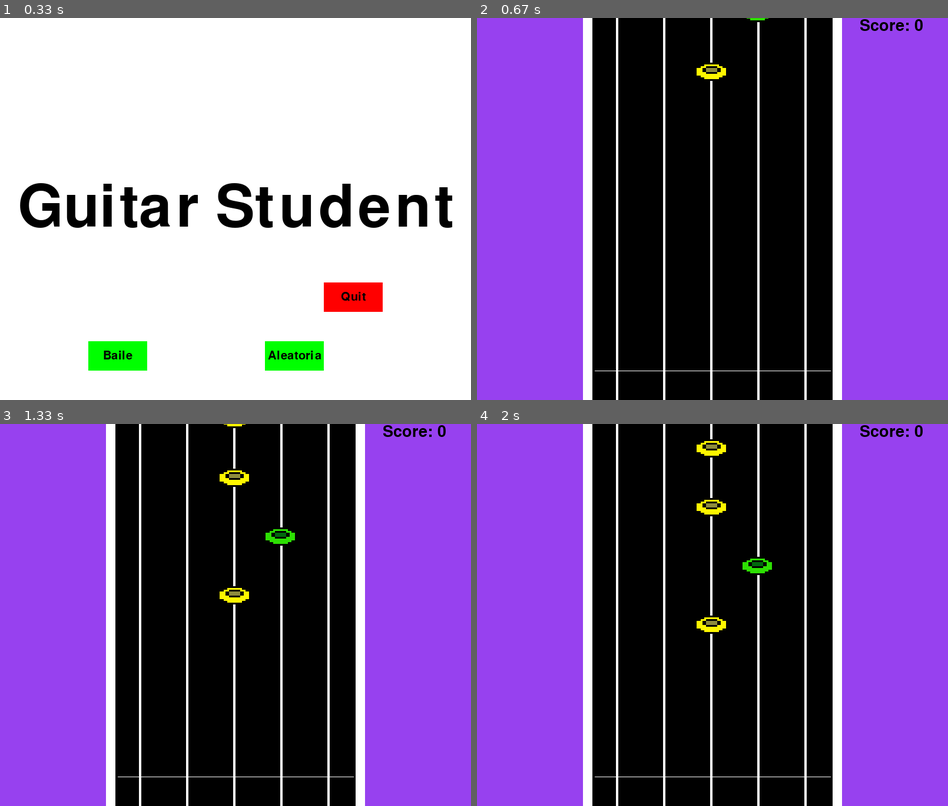
Above: before the commit, frames 1-4 (two rows, left to right).
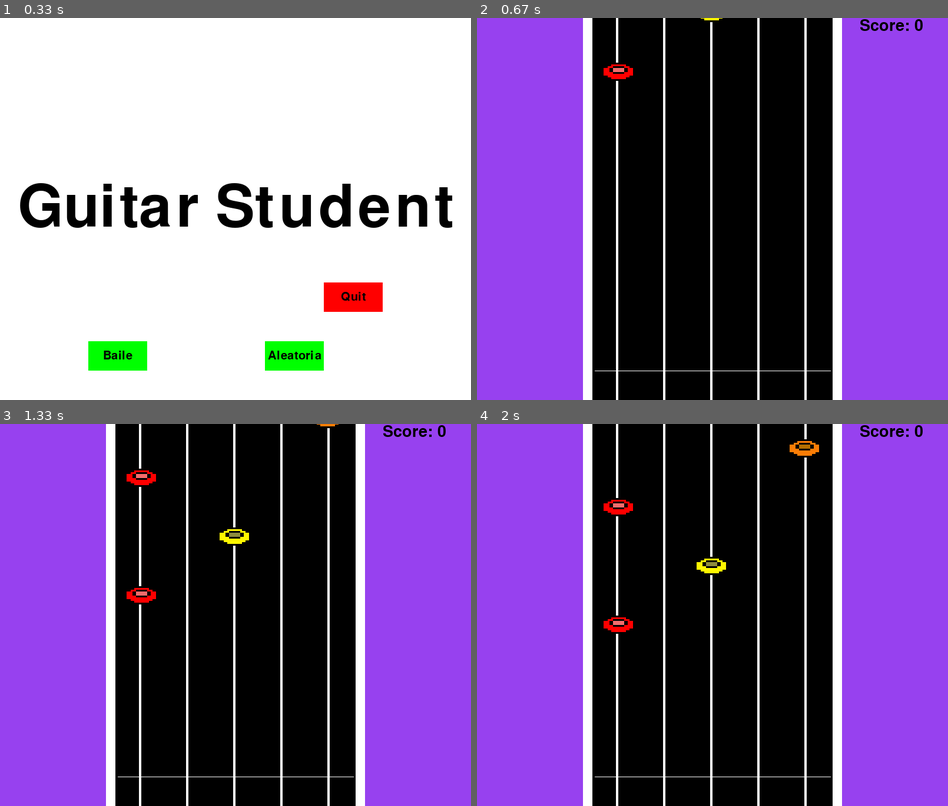
Above: after the commit, the same moments.

Repository: claraluques/projeto-dsoft
Game: pygame game, started from pygame tutorial.py
Same seed, same stepped clock (60 frames per second), same inputs: the game is played once before the commit and once after it.
Inputs:
- Up to frame 1 (0.33 s): no input
- Up to frame 2 (0.67 s): click "Aleatoria" at 0.42 s
- Up to frame 3 (1.33 s): tap E at 0.67 s; hold Up from 1 s (still down)
- Up to frame 4 (2 s): release Up at 1.47 s

Frame 1 is identical in both runs. In frame 2, 0.4% of the frame differs, in the area x 26-62%, y 0-17%; in frame 3, 1.1%; in frame 4, 1.3%, in the area x 26-73%, y 4-55%.

Commit message:
musica noa

Diff:
--- a/classe_musicas.py
+++ b/classe_musicas.py
@@ -36,6 +36,37 @@
             y5.append(-100*i)
     return y1, y2, y3, y4, y5
 
+
+def musica2():
+    pygame.mixer.music.load('cliffs.mp3')
+    pygame.mixer.music.play(0)
+    pygame.mixer.music.set_volume(0.2)
+
+    oimusica2 = open('cliffs_of_dover.txt', 'r')
+    musica2txt = oimusica2.readlines()
+    oimusica2.close()
+    musica2str = list(musica2txt[0])
+    musica2 = []
+    for i in range (len(musica2str)):
+        musica2.append(int(musica2str[i]))
+    y1=[]
+    y2=[]
+    y3=[]
+    y4=[]
+    y5=[]
+    for i in range (len(musica2)):
+        if musica2[i] == 0:
+            y1.append(-100*i)
+        elif musica2[i] == 1:
+            y2.append(-100*i)
+        elif musica2[i] == 2:
+            y3.append(-100*i)
+        elif musica2[i] == 3:
+            y4.append(-100*i)
+        elif musica2[i] == 4:
+            y5.append(-100*i)
+    return y1, y2, y3, y4, y5
+
 def musicaale():
     nbolinhas = 5
     y1=[]
@@ -60,5 +91,7 @@
 def musica(modo):
     if modo == 0:
         return musica1()
+    elif modo == 1:
+        return musicaale()
     else:
-        return musicaale()
+        return musica2()
--- a/pygame tutorial.py
+++ b/pygame tutorial.py
@@ -155,6 +155,11 @@
     modo = 1
     loop_jogo()
 
+def escolha_modo3():
+    global modo
+    modo = 2
+    loop_jogo()
+
 def game_intro():
     global intro, escolha
 
@@ -192,7 +197,8 @@
 #        button("GO!",150,450,100,50,green,bright_green,loop_jogo)
         button("Quit",550,450,100,50,red,bright_red,sair_jogo)
         button("Baile",150,550,100,50,green,bright_green,escolha_modo1)
-        button("Aleatoria",450,550,100,50,green,bright_green,escolha_modo2)
+        button("Aleatoria",450,550,100,50,green,bright_green,escolha_modo3)
+
 
         pygame.display.update()
         clock.tick(15)
